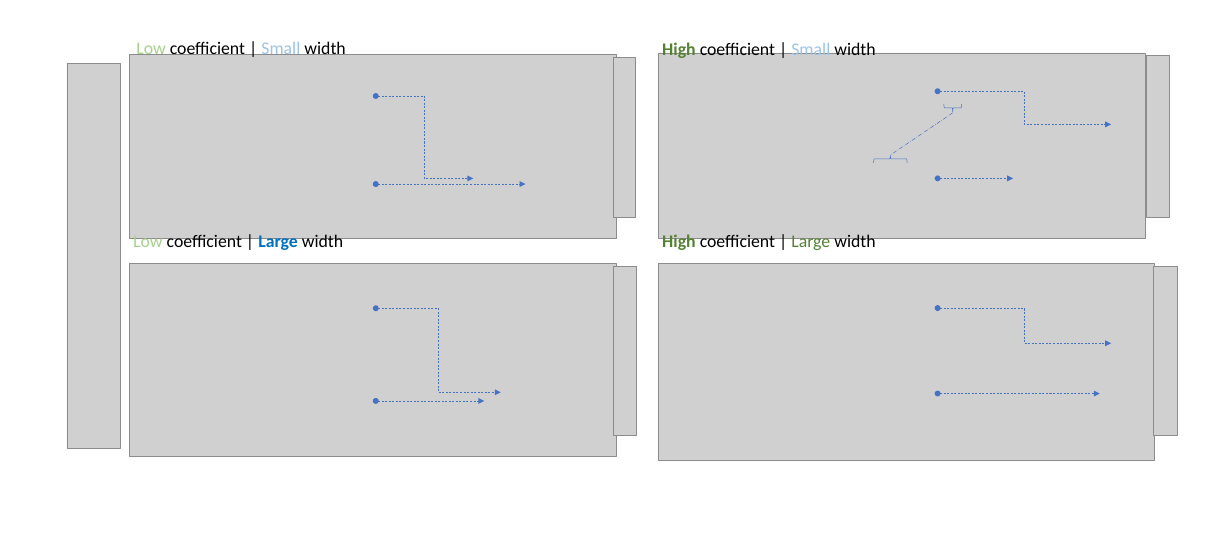
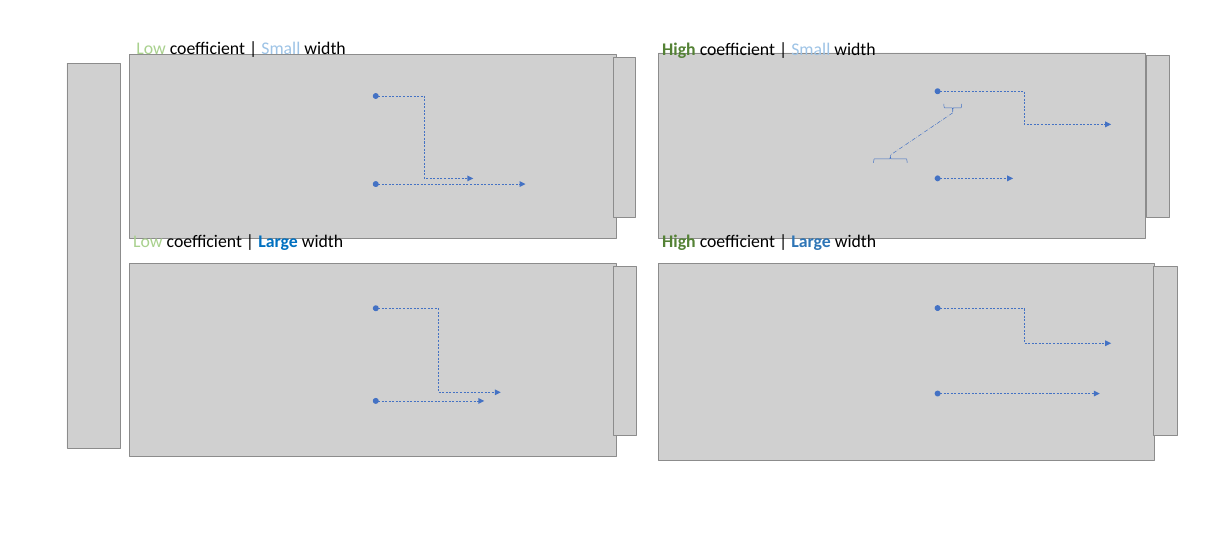
Before and after one commit to alastairyang/ThinningTestbedPublic, a slide deck: slide 1 of testbed_ISSM/flatMISMIP_testbeds/plots/snapshots_together.pptx. Drawn at 1232x533 pixels with LibreOffice and Linux fonts; fonts in the diff are those of the drawing; grey boxes stand for pictures. Boxes give left, top, right and bottom in pixels: in the first picture for what was removed or moved away, otherwise in the second. Text is boxed around its words. In the diff, an @@ line names an element or a change of style, - is before the commit and + after.

```diff
--- a/testbed_ISSM/flatMISMIP_testbeds/plots/snapshots_together.pptx
+++ b/testbed_ISSM/flatMISMIP_testbeds/plots/snapshots_together.pptx
@@ text "High coefficient | Large width" at (x1=662, y1=234, x2=876, y2=253): text colour #548235 to #2E75B6, bold on in "Large" @@
```
Also in this commit, not shown: 23 other files.
